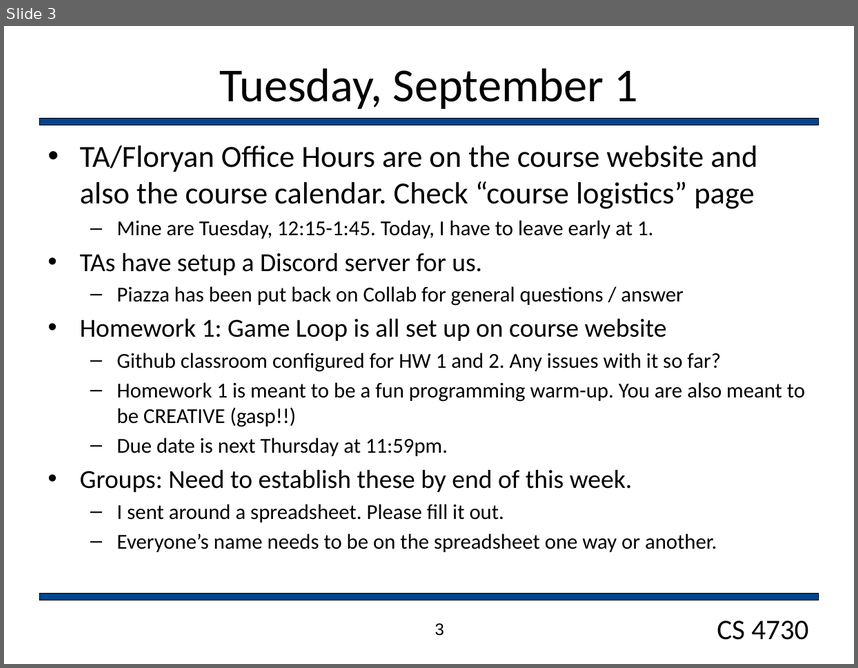
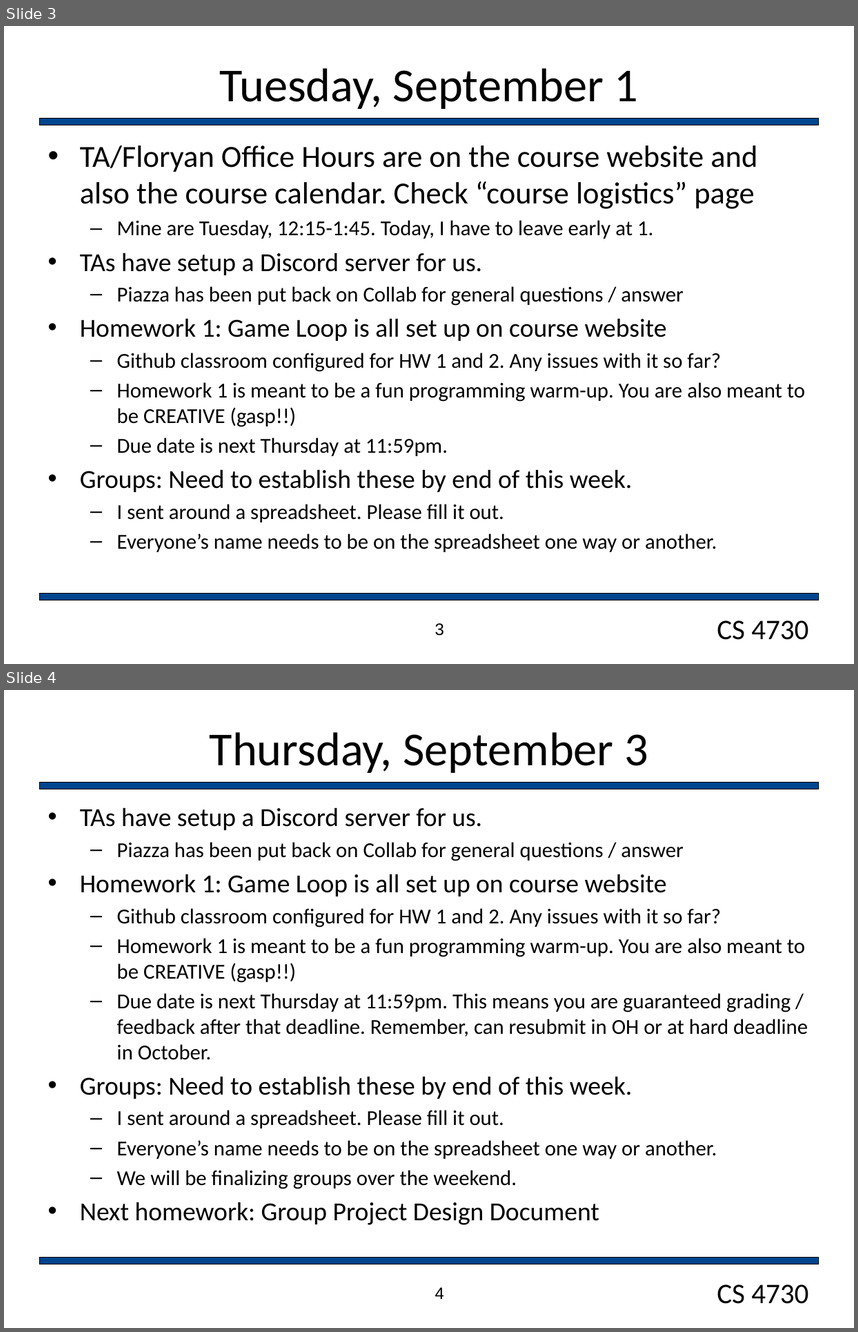
Before and after one commit to markfloryan/gamedesign, a slide deck: slides/dailyAnnouncements.pptx. Shown one above the other, each under a label of ours: slide 3 before the commit, slides 3 and 4 after it. The pictures are 858x668 and 858x1332 pixels, drawn with LibreOffice and Linux fonts; fonts in the diff are those of the drawing; background and template pictures are left out. Boxes give left, top, right and bottom in pixels: in the first picture for what was removed or moved away, otherwise in the second. Text is boxed around its words. In the diff, an @@ line names an element or a change of style, - is before the commit and + after.

Commit message:
adding project groups, remaking assignments

```diff
--- a/slides/dailyAnnouncements.pptx
+++ b/slides/dailyAnnouncements.pptx
@@ slide 4 added at bbox=[4, 690, 854, 1328], background #FFFFFF; not listed: 3 template elements that a slide beside it also shows @@
@@ title added at bbox=[210, 732, 648, 773], 40 pt, text #000000 @@
+Thursday, September 3
@@ text added at bbox=[80, 808, 808, 1225], 18 pt, text #000000 @@
+• TAs have setup a Discord server for us.
+  – Piazza has been put back on Collab for general questions / answer
+• Homework 1: Game Loop is all set up on course website
+  – Github classroom configured for HW 1 and 2. Any issues with it so far?
+  – Homework 1 is meant to be a fun programming warm-up. You are also meant to be CREATIVE (gasp!!)
+  – Due date is next Thursday at 11:59pm. This means you are guaranteed grading / feedback after that deadline. Remember, can resubmit in OH or at hard deadline in October.
+• Groups: Need to establish these by end of this week.
+  – I sent around a spreadsheet. Please fill it out.
+  – Everyone’s name needs to be on the spreadsheet one way or another.
+  – We will be finalizing groups over the weekend.
+• Next homework: Group Project Design Document
@@ page number added at bbox=[435, 1287, 444, 1299], 14 pt, text #000000 @@
+4
```
Also in this commit, not shown: 10 other files.
